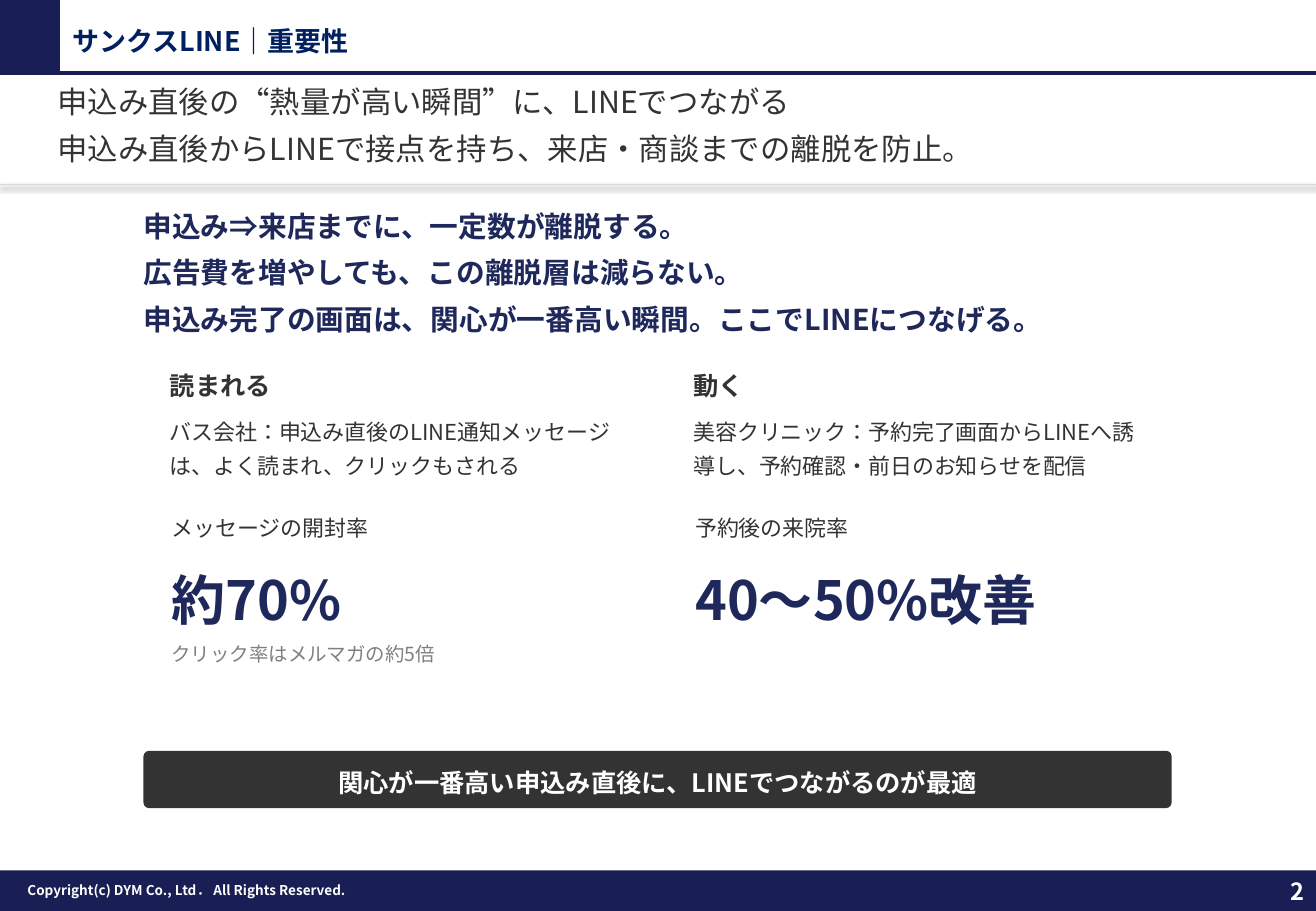
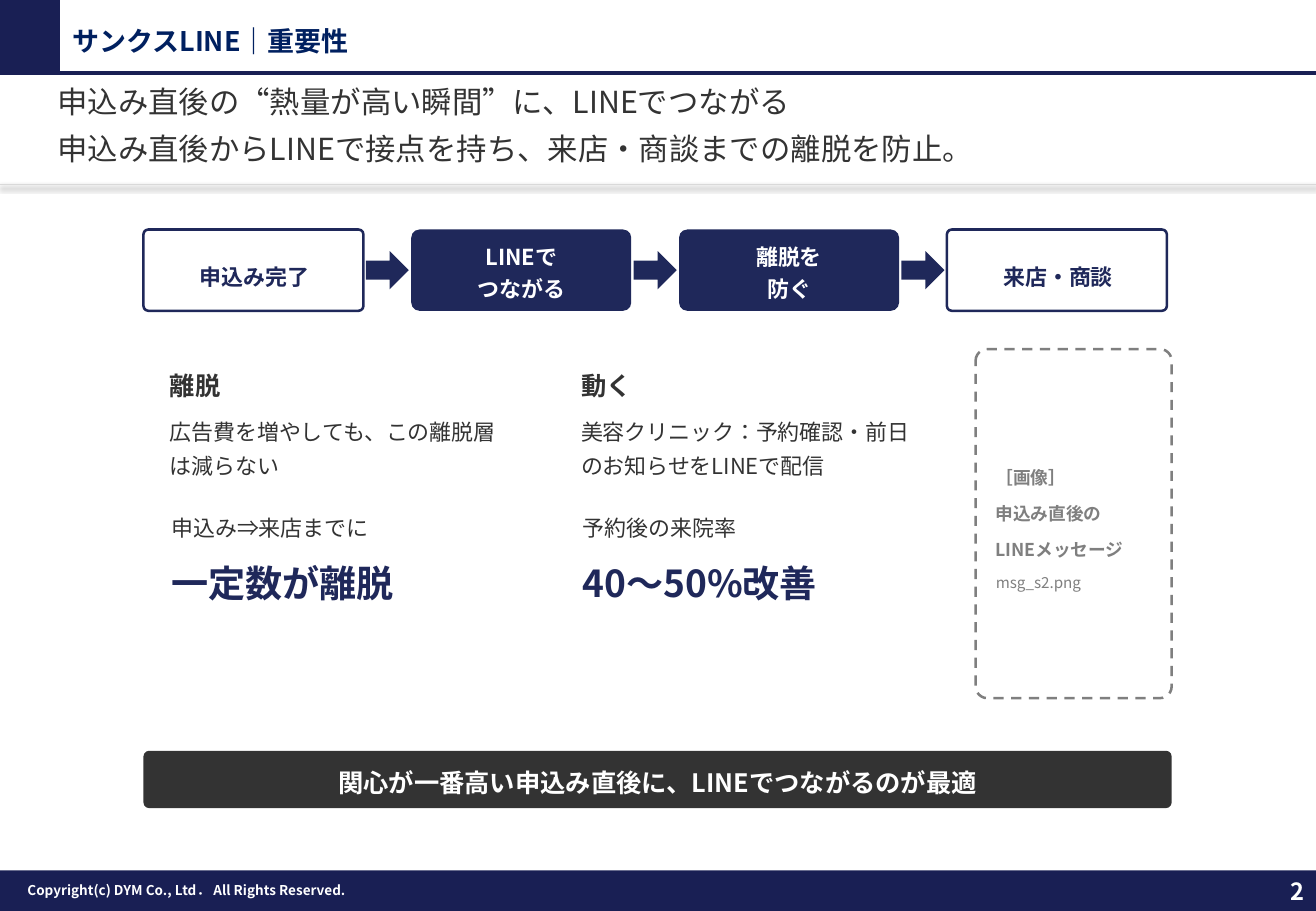
Before and after one commit to tonomura-r-dev/folder, a slide deck: slide 2 of 20261002_サンクスLINEのご提案_事例入り.pptx. Drawn at 1316x911 pixels with LibreOffice and Linux fonts; fonts in the diff are those of the drawing; background and template pictures are left out. Boxes give left, top, right and bottom in pixels: in the first picture for what was removed or moved away, otherwise in the second. Text is boxed around its words. In the diff, an @@ line names an element or a change of style, - is before the commit and + after.

```diff
--- a/20261002_サンクスLINEのご提案_事例入り.pptx
+++ b/20261002_サンクスLINEのご提案_事例入り.pptx
@@ text removed at (143,212,1042,333) @@
-申込み⇒来店までに、一定数が離脱する。
-広告費を増やしても、この離脱層は減らない。
-申込み完了の画面は、関心が一番高い瞬間。ここでLINEにつなげる。
@@ rounded rectangle added at (143,230,363,311), fill #FFFFFF, outline #1F285A 1.5 pt, 13 pt, text #1F285A, bold @@
+申込み完了
@@ rounded rectangle added at (412,230,632,311), fill #1F285A, 13 pt, text #FFFFFF, bold @@
+LINEで
+つながる
@@ rounded rectangle added at (679,230,899,311), fill #1F285A, 13 pt, text #FFFFFF, bold @@
+離脱を
+防ぐ
@@ rounded rectangle added at (948,230,1168,311), fill #FFFFFF, outline #1F285A 1.5 pt, 13 pt, text #1F285A, bold @@
+来店・商談
@@ right arrow added at (366,252,408,289), fill #1F285A @@
@@ right arrow added at (634,252,677,289), fill #1F285A @@
@@ right arrow added at (902,252,944,289), fill #1F285A @@
@@ text "動く": place and size @@
-text "動く" at (693,373,1134,476)
+text "動く" at (581,373,909,476)
@@ rounded rectangle added at (976,349,1171,697), fill #FFFFFF, outline #7F7F7F 1.5 pt dashed, 10.5 pt, text #7F7F7F, bold @@
+［画像］
+申込み直後の
+LINEメッセージ
+msg_s2.png
@@ text removed at (170,373,610,476) @@
-読まれる
-バス会社：申込み直後のLINE通知メッセージは、よく読まれ、クリックもされる
@@ text added at (170,373,496,476), 13 pt, text #333333 @@
+離脱
+広告費を増やしても、この離脱層は減らない
@@ text at (581,421,909,476): text changed @@
-美容クリニック：予約完了画面からLINEへ誘導し、予約確認・前日のお知らせを配信
+美容クリニック：予約確認・前日のお知らせをLINEで配信
@@ text "予約後の来院率": place and size @@
-text "予約後の来院率" at (695,517,1037,625)
+text "予約後の来院率" at (583,517,817,601)
@@ text removed at (171,517,434,663) @@
-メッセージの開封率
-約70%
-クリック率はメルマガの約5倍
@@ text added at (171,517,393,601), 13 pt, text #333333 @@
+申込み⇒来店までに
+一定数が離脱
@@ text at (583,565,817,601): size 32 to 22 pt in "40〜50%改善" @@
```
Also in this commit, not shown: 2 other slides changed, 6 other files.
